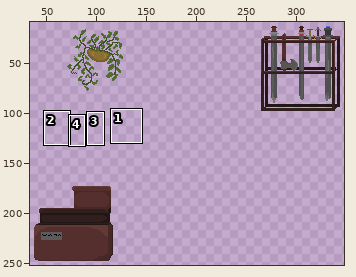
Two states of a sprite sheet, Aseprite/Books/Inventory Accessorise.png. Above: a wide view before the commit, with the close-up outlined.
Close-up. Before the edit:
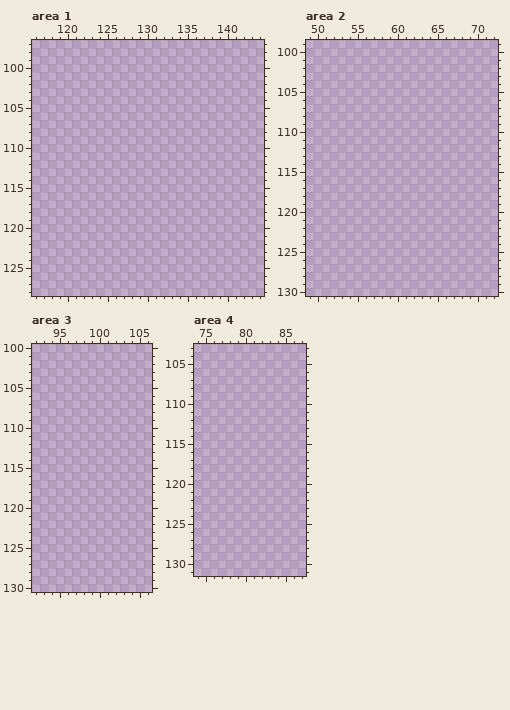
The file is 480x270 pixels. Colours within 5 levels of each other are drawn and written as one. Shown: area 1: x 116..144, y 97..128; area 2: x 49..72, y 99..130; area 3: x 92..106, y 100..130; area 4: x 74..87, y 103..131. The wide view leaves out empty margins. The commit also changed other parts of the picture, which this record leaves out.
Palette (. is transparent): 
The result:
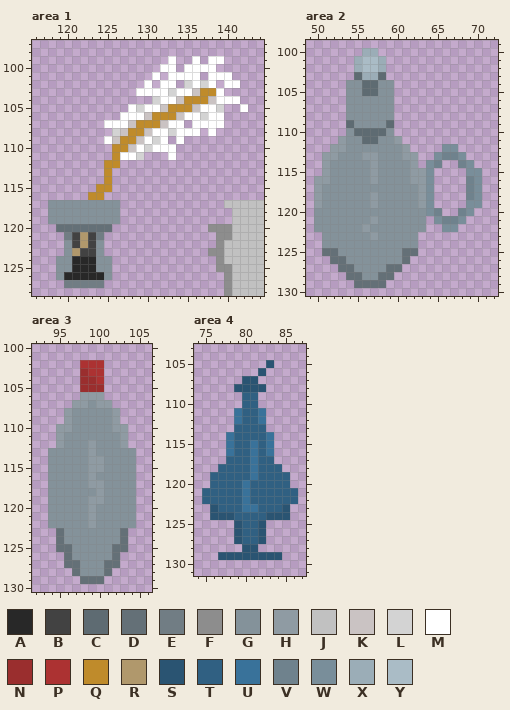
Colours new in this view: A #282828  B #424242  C #5e6b72  D #647077  E #717d84  F #8d8d8d  G #84929a  H #8f9ba3  J #c1c1c1  K #cac3c3  L #d3d3d3  M #ffffff  N #9a2e2e  P #ac3232  Q #bf8b2b  R #b0986c  S #2a5472  T #306082  U #39729a  V #6f828d  W #798e9a  X #9badb7  Y #aabcc6
The edit:
Changed rows in their new state; - is an unchanged pixel.
Area 1:
first column x 118:
 99 ---------------M--M-MM-----
100 --------------MM-MMMM------
101 -------------M-MMMM-MMM----
102 ------------M-MM-LMLM-MM---
103 -----------MMMMLMMKQQM-----
104 -------------LMMKQQQKMMM---
105 ----------MLMMKQQQKMML--M--
106 ---------MMMKQQQKMMLMM-----
107 -------MMMKQQQKMM-MMMM-----
108 --------LKQQKMMLMMM-M------
109 -------MKQQKMLM-M----------
110 --------QQKMLMMM-----------
111 --------QMML---M-----------
112 -------QQ------------------
113 -------Q-------------------
114 -------Q-------------------
115 ------QQ-------------------
116 -----QQ--------------------
117 GGGGGGGGG-------------JJJJJ
118 GGGGGGGGG--------------JJJJ
119 GGGGGGGGG--------------JJJJ
120 -DDDDDDD------------FFFJJJJ
121 --EBRBE--------------FFJJJJ
122 --GBRBG--------------FJJJJJ
123 --GRBBG-------------FFJJJJJ
124 -GGAAAGG-------------FJJJJJ
125 -GGAAAGG-------------FFJJJJ
126 -GAAAAAG--------------FJJJJ
127 --EEEEE---------------FJJJJ
128 ----------------------FJJJJ
Area 2:
first column x 50:
100 ------XX-------------
101 -----XYYX------------
102 -----XYYX------------
103 -----CXXC------------
104 ----GGCCGG-----------
105 ----GGCCGG-----------
106 ----GGGGGG-----------
107 ----GGGGGG-----------
108 ----GGGGGG-----------
109 ----CGGGGC-----------
110 ----GCCCCG-----------
111 ---HGGCCGGH----------
112 --HHGGGGGGGH----WW---
113 -HHGGGHHGGGHH--WVVW--
114 -HGGGGGHGGGGH-WV--VW-
115 -HGGGGGHGGGGHHW----WW
116 HHGGGGGHGGGGHHW----VW
117 HGGGGGGGGGGGGHW----VW
118 HGGGGGGHGGGGGHW----VW
119 HGGGGGGHGGGGGHW----WW
120 GGGGGGGGGGGGGGWV--VW-
121 GGGGGGGHGGGGGG-WVVW--
122 GGGGGGHGGGGGGG--WW---
123 -GGGGGGHGGGGG--------
124 -GGGGGGGGGGGG--------
125 -DDGGGGGGGGDD--------
126 --DDGGGGGGGD---------
127 ---DDGGGGDD----------
128 ----DDGGDD-----------
129 -----DDDD------------
Area 3:
first column x 94:
102 ----PPP----
103 ----NPP----
104 ----NNP----
105 ----NNN----
106 ----HHH----
107 ---HHGHH---
108 --HGGGGGH--
109 --HGGGGGH--
110 -HHGGGGGHH-
111 -HGGGGGGGH-
112 -HGGGHGGGH-
113 GGGGGHGGGGG
114 GGGGGHHGGGG
115 GGGGGHHGGGG
116 GGGGGHGGGGG
117 GGGGGHHGGGG
118 GGGGGGHGGGG
119 GGGGGHHGGGG
120 GGGGGHGGGGG
121 GGGGGHGGGGG
122 GGGGGHGGGGG
123 -DGGGGGGGD-
124 -DGGGGGGGD-
125 -DDGGGGGDD-
126 --DGGGGGD--
127 --DDGGGDD--
128 ---DGGGD---
129 ----DDD----
Area 4:
first column x 75:
105 --------S---
106 -------S----
107 -----SS-----
108 ----SSSS----
109 -----TT-----
110 -----TT-----
111 ----UTTU----
112 ----UTTU----
113 ----TTTT----
114 ---UTTTTU---
115 ---UTTUTU---
116 ---UTTUTU---
117 ---TTTUTT---
118 --TTTTUTTT--
119 -TTTTTUTTTT-
120 -TTTTUTTTTT-
121 TTTTTUTTTTTT
122 TTTTTUTTTTTT
123 -STTTUUTTTS-
124 -SSSTTTTSSS-
125 ----STTS----
126 ----STTS----
127 ----STTS----
128 -----SS-----
129 --SSSSSSSS--
Boxes around the changes in both close-ups, in picture pixels (x1, y1, x2, y2):
added: (48, 56, 264, 296)
added: (314, 48, 482, 288)
added: (48, 360, 136, 584)
added: (202, 360, 298, 560)
